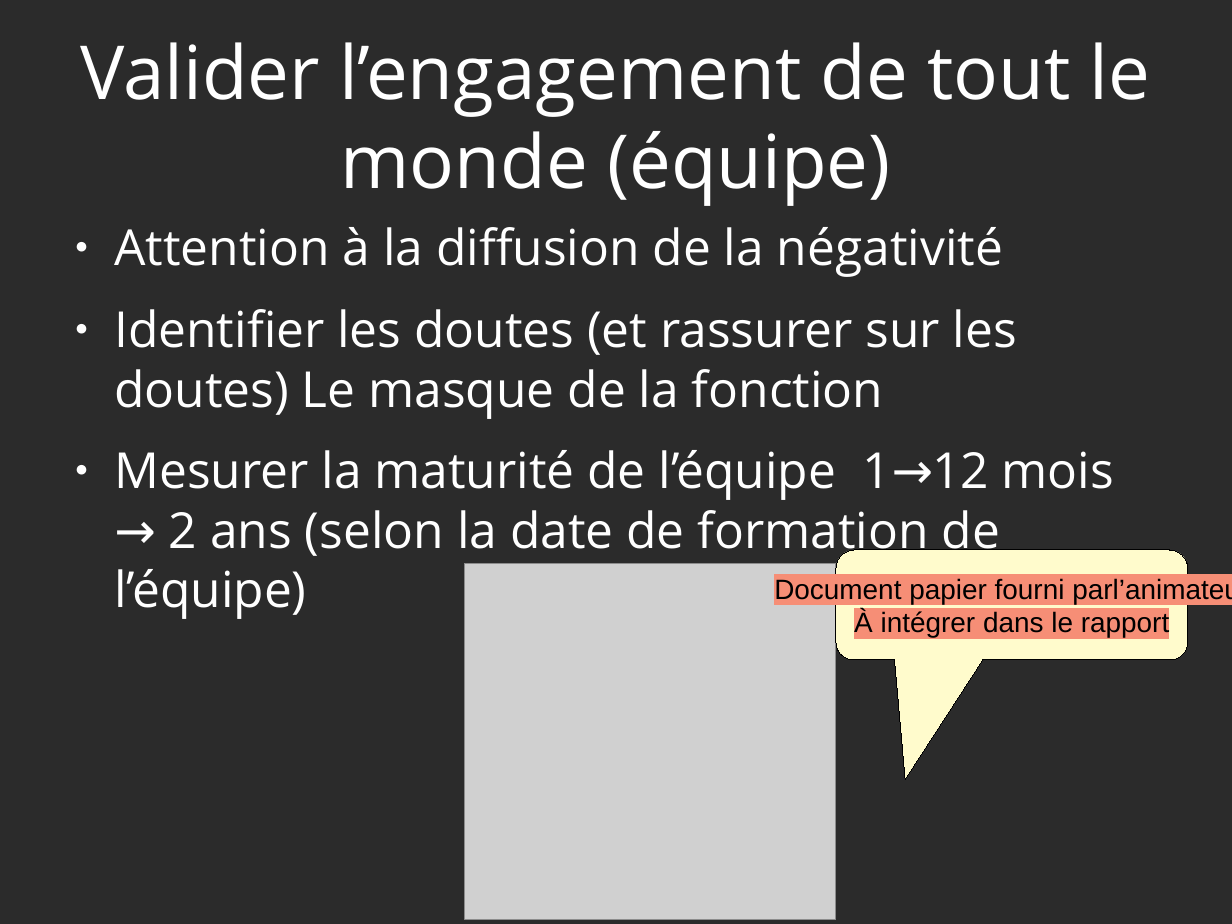
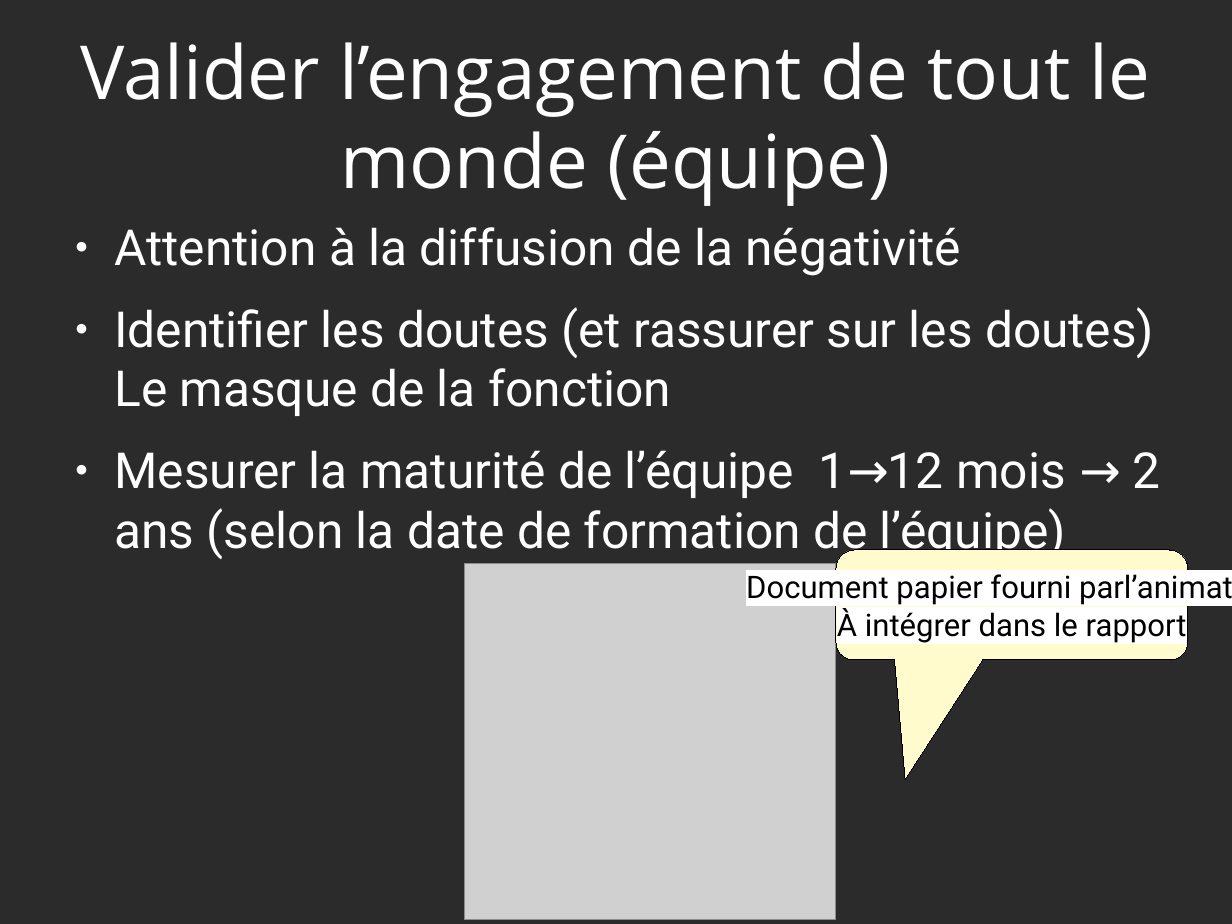
Before and after one commit to heylve/current, a slide deck: slide 7 of admin_perso/germe_formation.odp. Drawn at 1232x924 pixels with LibreOffice and Linux fonts; fonts in the diff are those of the drawing; grey boxes stand for pictures; background and template pictures are left out; a plain dark background stands for a picture behind light text. Boxes give left, top, right and bottom in pixels: in the first picture for what was removed or moved away, otherwise in the second. Text is boxed around its words. In the diff, an @@ line names an element or a change of style, - is before the commit and + after.

```diff
--- a/admin_perso/germe_formation.odp
+++ b/admin_perso/germe_formation.odp
@@ text "Attention à la diffusion de ..." at box(114, 227, 1160, 559): font Open Sans to Roboto @@
@@ rounded speech box "Document papier fourni parl’animateur" at box(836, 550, 1188, 660): size 18 to 20 pt, font Arial to Roboto, highlight #F68E76 to #FFFFFF @@
```
Also in this commit, not shown: 15 other slides changed, 21 slides added, 2 other files.
